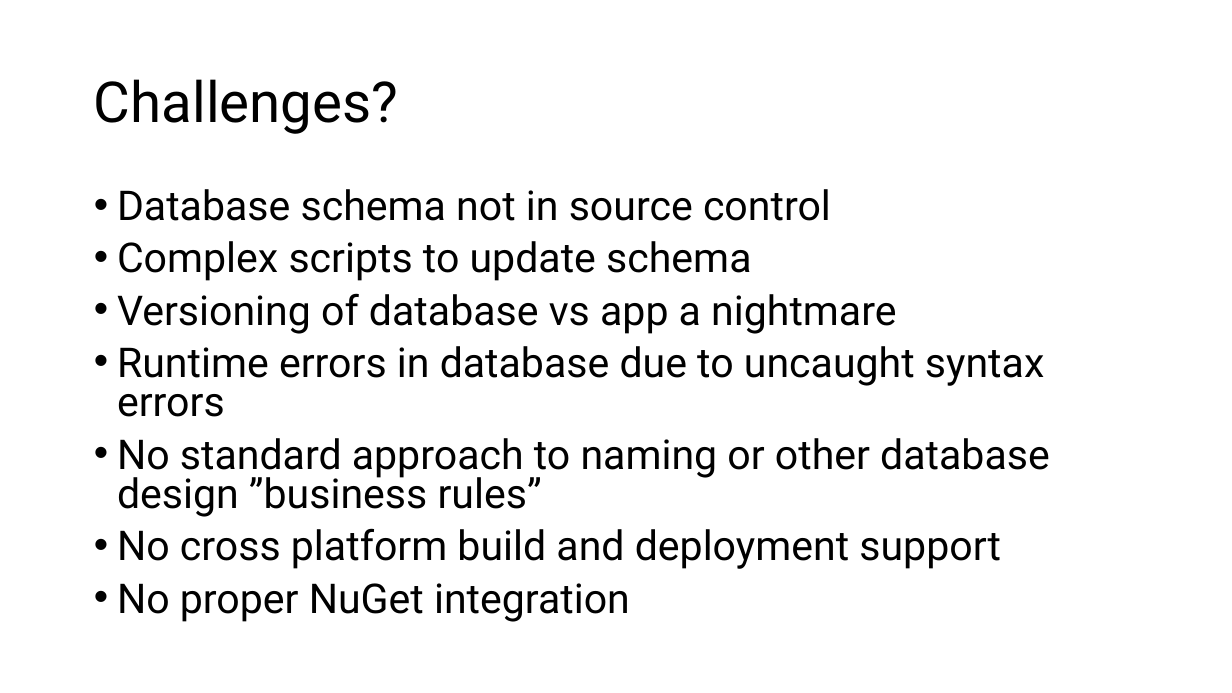
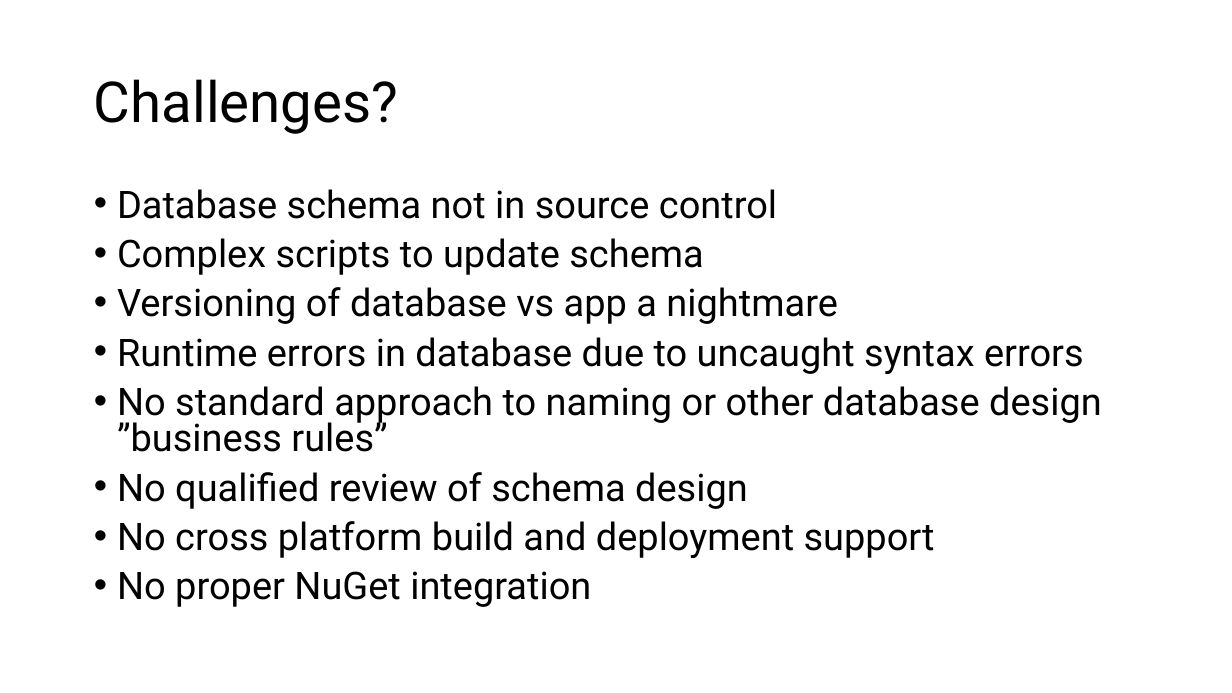
Before and after one commit to ErikEJ/TsqlAnalysis, a slide deck: slide 2 of T-SQL Code analysis.pptx. Drawn at 1232x693 pixels with LibreOffice and Linux fonts; fonts in the diff are those of the drawing. Boxes give left, top, right and bottom in pixels: in the first picture for what was removed or moved away, otherwise in the second. Text is boxed around its words. In the diff, an @@ line names an element or a change of style, - is before the commit and + after.

```diff
--- a/T-SQL Code analysis.pptx
+++ b/T-SQL Code analysis.pptx
@@ text at box(117, 189, 1102, 607): size 32 to 29.6 pt in "Database schema not in source control", "Complex scripts to update schema", "Versioning of database vs app a nightmare", "Runtime errors in database due to uncaught ..." and 3 more places @@
@@ text at box(117, 472, 748, 509): paragraph added @@
+• No qualified review of schema design
```
Also in this commit, not shown: 2 other slides changed, 1 slide added, 2 other files.
